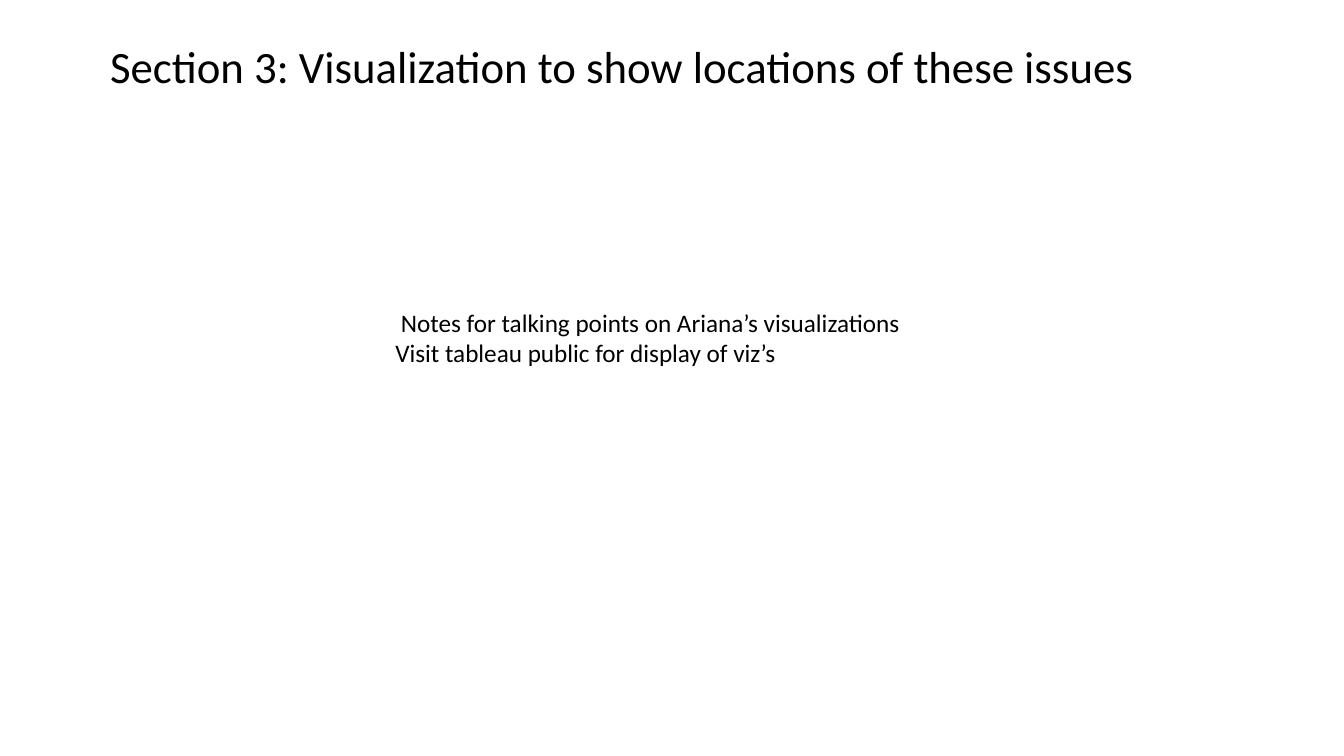
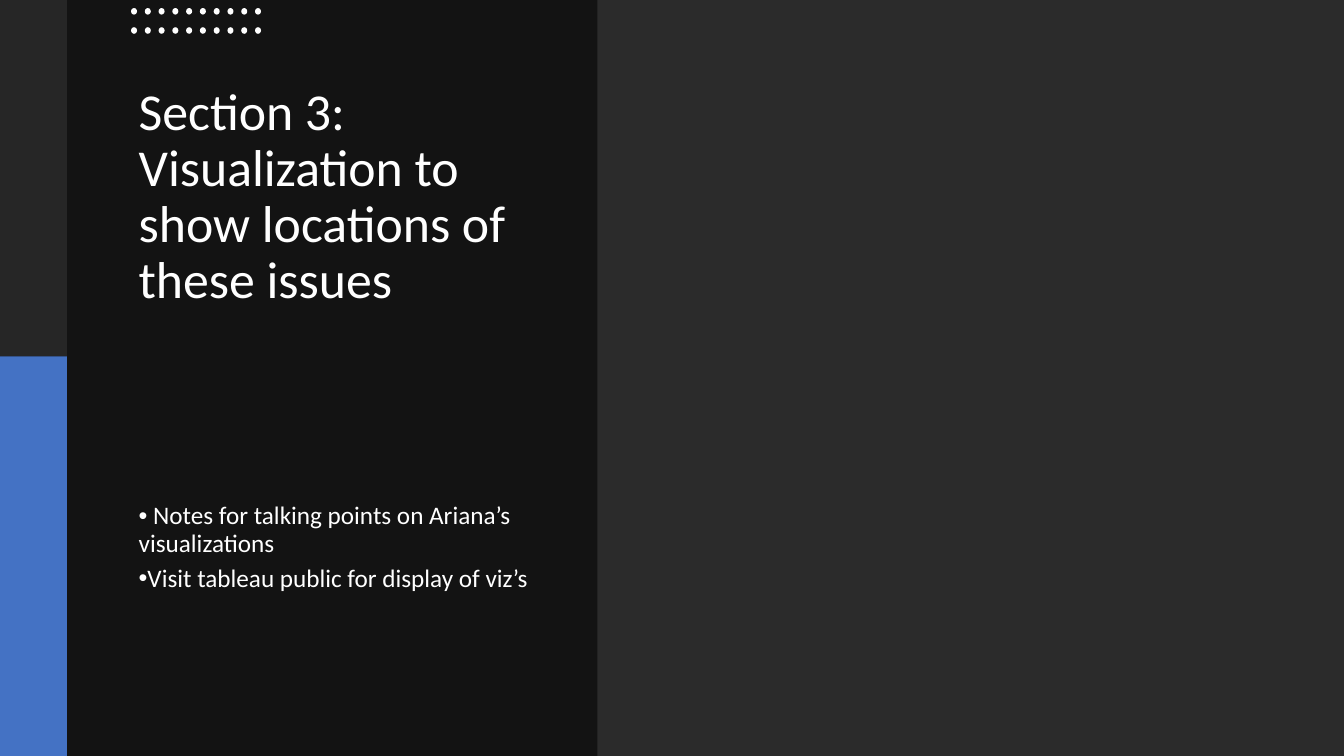
Before and after one commit to OP78142/UTSA-Bootcamp-Final, a slide deck: slide 4 of Predicting Credit Card Fraud_Template.pptx. Drawn at 1344x756 pixels with LibreOffice and Linux fonts; fonts in the diff are those of the drawing; background and template pictures are left out; a plain dark background stands for a picture behind light text. Boxes give left, top, right and bottom in pixels: in the first picture for what was removed or moved away, otherwise in the second. Text is boxed around its words. In the diff, an @@ line names an element or a change of style, - is before the commit and + after.

```diff
--- a/Predicting Credit Card Fraud_Template.pptx
+++ b/Predicting Credit Card Fraud_Template.pptx
@@ background #FFFFFF to picture (left out) @@
@@ rectangle added at (0,0,1344,756), fill #FFFFFF @@
@@ rectangle added at (0,0,598,756), fill #000000 at 55% opacity @@
@@ rectangle added at (0,0,67,357), fill #262626 @@
@@ group added at (131,8,261,33): 20 ellipses @@
@@ text "Section 3: Visualization to show ...": place and size @@
-text "Section 3: Visualization to show ..." at (110,52,1133,84)
+text "Section 3: Visualization to show ..." at (139,94,505,299)
@@ text "Section 3: Visualization to show ..." at (139,94,505,299): size 32 to 37 pt, text colour #000000 to #FFFFFF; line spacing 1 to 0.9; more space between paragraphs; vertical alignment top to middle @@
@@ rectangle added at (0,357,67,756), fill #4472C4 @@
@@ text "Notes for talking points on ...": place and size @@
-text "Notes for talking points on ..." at (395,314,900,366)
+text "Notes for talking points on ..." at (139,506,528,591)
@@ text "Notes for talking points on ..." at (139,506,528,591): text colour #000000 to #FFFFFF; bullet none to •; line spacing 1 to 0.9; more space between paragraphs; vertical alignment top to middle @@
```
Also in this commit, not shown: 2 other slides changed, 3 slides added, 3 slides removed, 5 other files.
